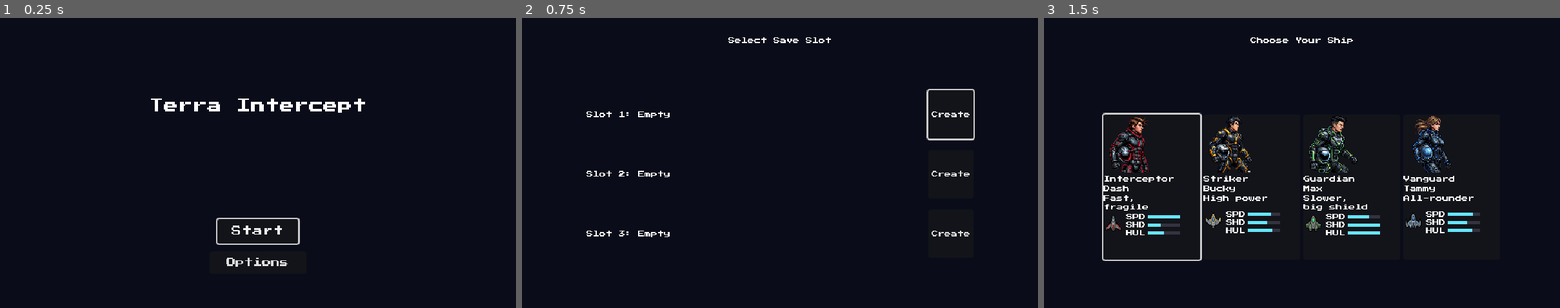
Above: before the commit, frames 1-3 (left to right).
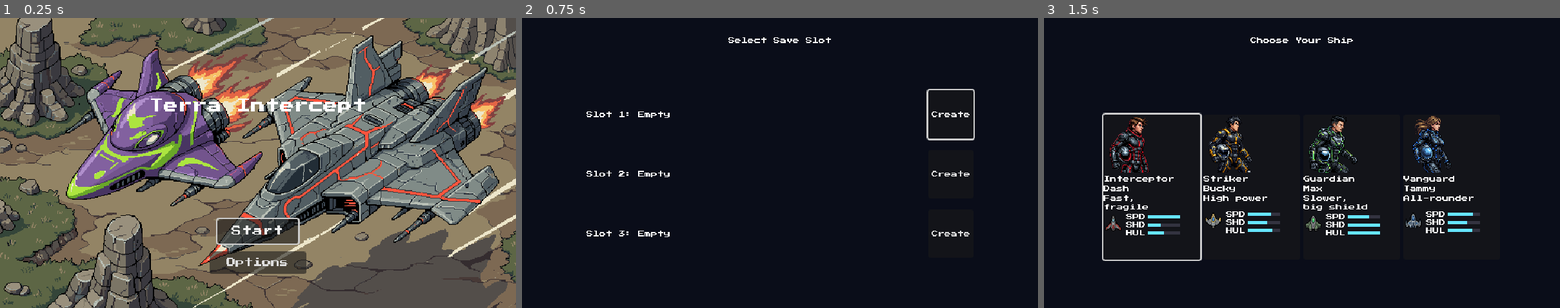
Above: after the commit, the same moments.

Repository: Funfetsunk/terra-intercept
Game: Godot game, scene res://scenes/menus/title_screen.tscn
Same seed, same stepped clock (60 frames per second), same inputs: the game is played once before the commit and once after it.
Inputs:
- Up to frame 1 (0.25 s): no input
- Up to frame 2 (0.75 s): click "Start" at 0.5 s
- Up to frame 3 (1.5 s): click "Create" at 1.25 s

The runs differ from the first frame. In frame 1, 97% of the frame differs, in the area x 0-100%, y 0-100%; in frame 2, nothing differs; in frame 3, nothing differs.

Commit message:
Commit title screen background art as temporary placeholder
title_background.png is smooth-shaded/anti-aliased, outside the
project's flat 32-48 colour palette -- previously held back
uncommitted pending a pixel-art redo. Committing now as an explicit
placeholder so it's not just a local uncommitted file; still needs
redoing to match the pixel-art style before final art pass sign-off.

Co-Authored-By: Claude Sonnet 5 <noreply@anthropic.com>
Claude-Session: https://claude.ai/code/session_01VjtfxA15iHVTs6TsxWUAxM

Diff:
--- a/scenes/menus/title_screen.tscn
+++ b/scenes/menus/title_screen.tscn
@@ -1,6 +1,7 @@
 [gd_scene format=3 uid="uid://c7sovab0incl6"]
 
 [ext_resource type="Script" uid="uid://b6i45t5y2bnj5" path="res://scenes/menus/title_screen.gd" id="1"]
+[ext_resource type="Texture2D" uid="uid://fa8mqx5tqxhk" path="res://art/sprites/title/title_background.png" id="2_eqhve"]
 
 [node name="TitleScreen" type="Control" unique_id=1585069366]
 layout_mode = 3
@@ -15,6 +16,13 @@
 offset_bottom = 360.0
 mouse_filter = 2
 color = Color(0.04, 0.05, 0.1, 1)
+
+[node name="Art" type="TextureRect" parent="Backdrop" unique_id=192245373]
+texture_filter = 1
+layout_mode = 0
+offset_right = 640.0
+offset_bottom = 360.0
+texture = ExtResource("2_eqhve")
 
 [node name="TitleLabel" type="Label" parent="." unique_id=878544758]
 layout_mode = 0
Binary file added: art/sprites/title/title_background.png
Not shown, added: art/sprites/title/title_background.png.import
